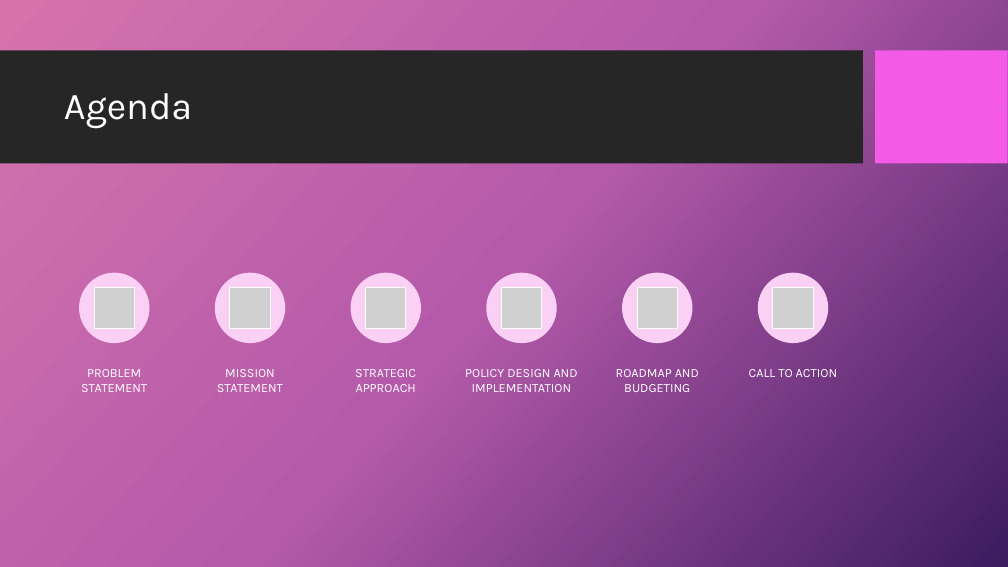
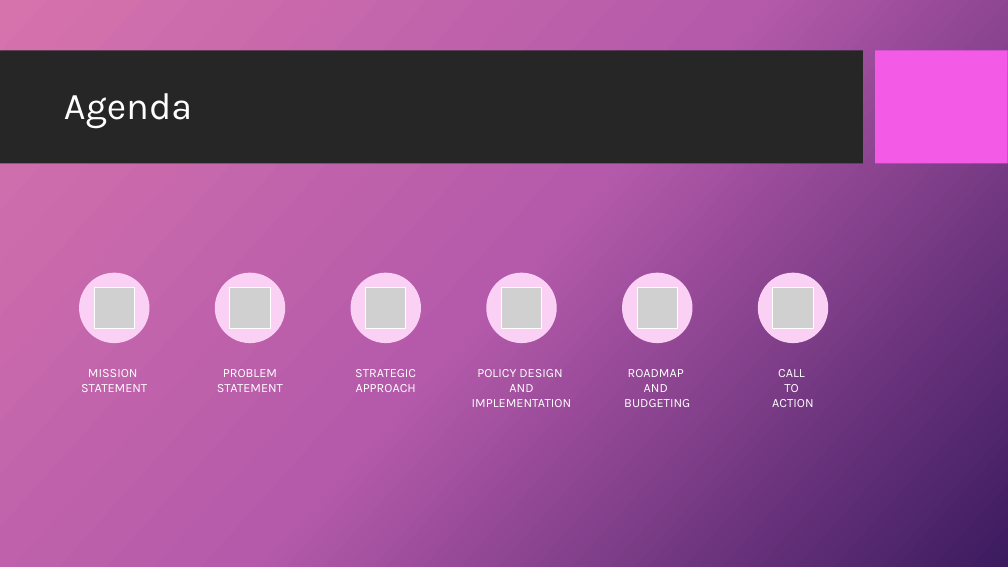
Before and after one commit to dr-natetorious/TIM-8190-Computer_Policy_Strategy, a slide deck: slide 2 of Section3_Implementation/Week8_Present/BachmeierNTIM8190-8.pptx. Drawn at 1008x567 pixels with LibreOffice and Linux fonts; fonts in the diff are those of the drawing; grey boxes stand for pictures; background and template pictures are left out. Boxes give left, top, right and bottom in pixels: in the first picture for what was removed or moved away, otherwise in the second. Text is boxed around its words. In the diff, an @@ line names an element or a change of style, - is before the commit and + after.

```diff
--- a/Section3_Implementation/Week8_Present/BachmeierNTIM8190-8.pptx
+++ b/Section3_Implementation/Week8_Present/BachmeierNTIM8190-8.pptx
@@ text "MISSION STATEMENT": place and size @@
-text "MISSION STATEMENT" at box(217, 369, 283, 392)
+text "MISSION STATEMENT" at box(81, 369, 147, 392)
@@ text "PROBLEM STATEMENT": place and size @@
-text "PROBLEM STATEMENT" at box(81, 369, 147, 392)
+text "PROBLEM STATEMENT" at box(217, 369, 283, 392)
@@ 3 texts: place and size @@
-3 texts at box(465, 369, 837, 392)
+3 texts at box(472, 369, 813, 407)
```
Also in this commit, not shown: 3 other slides changed, 2 other files.
